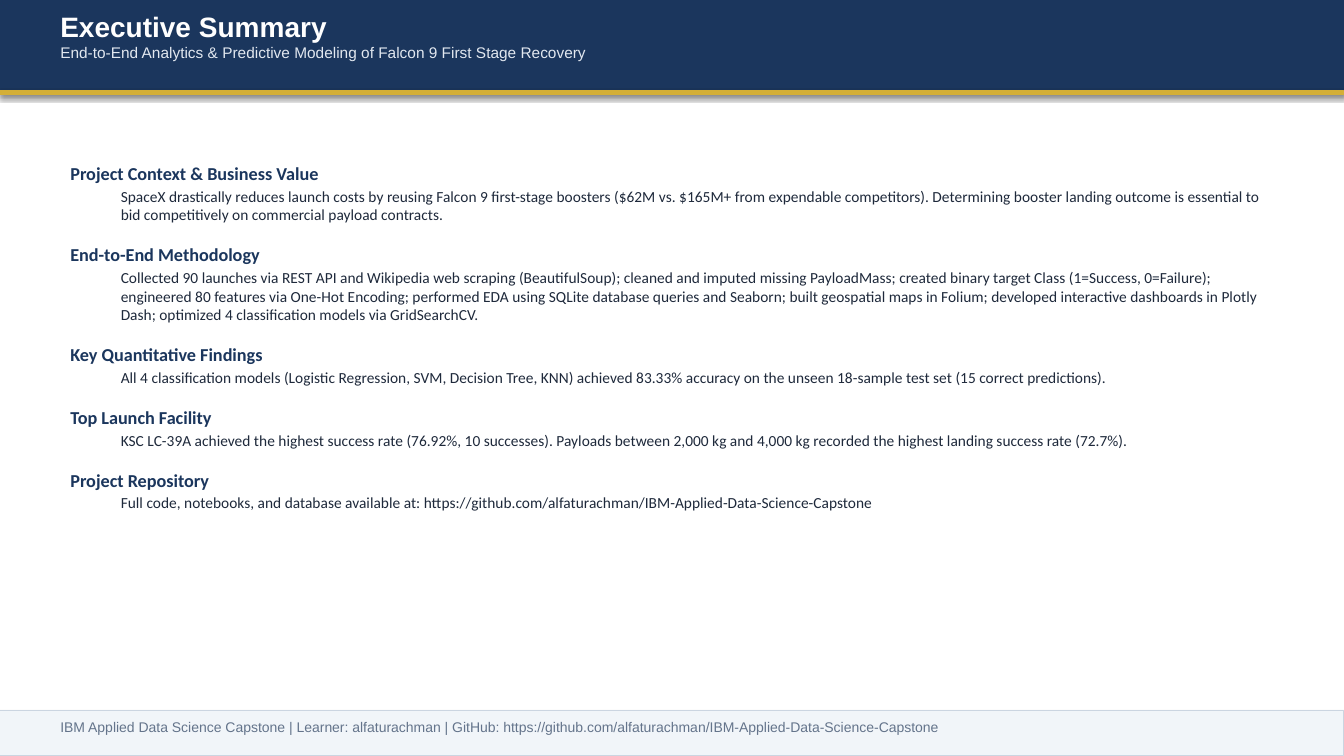
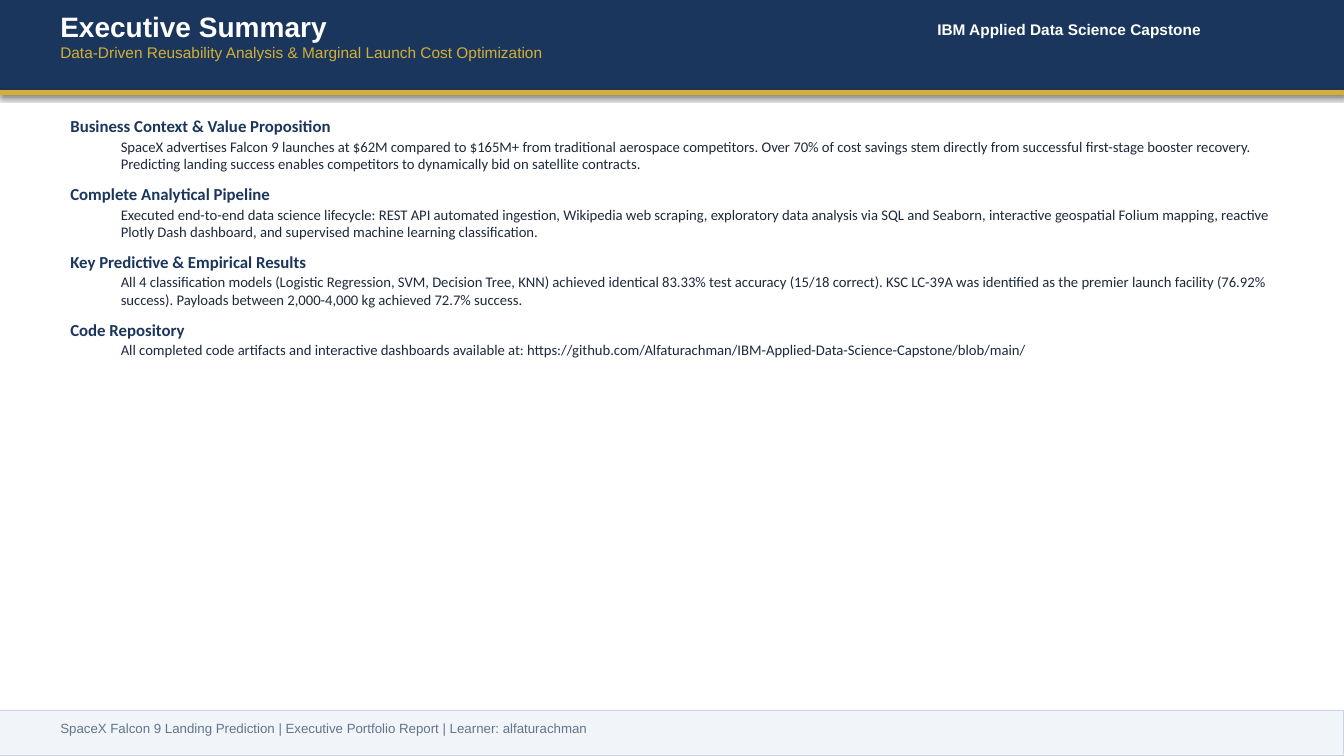
Before and after one commit to Alfaturachman/IBM-Applied-Data-Science-Capstone, a slide deck: slide 2 of Data Science Capstone Project Report.pptx. Drawn at 1344x756 pixels with LibreOffice and Linux fonts; fonts in the diff are those of the drawing. Boxes give left, top, right and bottom in pixels: in the first picture for what was removed or moved away, otherwise in the second. Text is boxed around its words. In the diff, an @@ line names an element or a change of style, - is before the commit and + after.

Commit message:
Add presentation_generator folder with automated PPTX and PDF generator scripts, charts, and documentation

```diff
--- a/Data Science Capstone Project Report.pptx
+++ b/Data Science Capstone Project Report.pptx
@@ text added at <box>937,23,1200,39</box>, 11 pt, text #FFFFFF, bold @@
+IBM Applied Data Science Capstone
@@ text at <box>60,47,542,61</box>: text changed; text colour #E2E8F0 to #D4AF37 @@
-End-to-End Analytics & Predictive Modeling of Falcon 9 First Stage Recovery
+Data-Driven Reusability Analysis & Marginal Launch Cost Optimization
@@ text at <box>70,120,1268,358</box>: text changed; size 11 to 10.5 pt @@
-Project Context & Business Value
-  SpaceX drastically reduces launch costs by reusing Falcon 9 first-stage boosters ($62M vs. $165M+ from expendable competitors). Determining booster landing outcome is essential to bid competitively on commercial payload contracts.
-End-to-End Methodology
-  Collected 90 launches via REST API and Wikipedia web scraping (BeautifulSoup); cleaned and imputed missing PayloadMass; created binary target Class (1=Success, 0=Failure); engineered 80 features via One-Hot Encoding; performed EDA using SQLite database queries and Seaborn; built geospatial maps in Folium; developed interactive dashboards in Plotly Dash; optimized 4 classification models via GridSearchCV.
-Key Quantitative Findings
-  All 4 classification models (Logistic Regression, SVM, Decision Tree, KNN) achieved 83.33% accuracy on the unseen 18-sample test set (15 correct predictions).
-Top Launch Facility
-  KSC LC-39A achieved the highest success rate (76.92%, 10 successes). Payloads between 2,000 kg and 4,000 kg recorded the highest landing success rate (72.7%).
-Project Repository
-  Full code, notebooks, and database available at: https://github.com/alfaturachman/IBM-Applied-Data-Science-Capstone
+Business Context & Value Proposition
+  SpaceX advertises Falcon 9 launches at $62M compared to $165M+ from traditional aerospace competitors. Over 70% of cost savings stem directly from successful first-stage booster recovery. Predicting landing success enables competitors to dynamically bid on satellite contracts.
+Complete Analytical Pipeline
+  Executed end-to-end data science lifecycle: REST API automated ingestion, Wikipedia web scraping, exploratory data analysis via SQL and Seaborn, interactive geospatial Folium mapping, reactive Plotly Dash dashboard, and supervised machine learning classification.
+Key Predictive & Empirical Results
+  All 4 classification models (Logistic Regression, SVM, Decision Tree, KNN) achieved identical 83.33% test accuracy (15/18 correct). KSC LC-39A was identified as the premier launch facility (76.92% success). Payloads between 2,000-4,000 kg achieved 72.7% success.
+Code Repository
+  All completed code artifacts and interactive dashboards available at: https://github.com/Alfaturachman/IBM-Applied-Data-Science-Capstone/blob/main/
@@ text removed at <box>60,722,938,735</box> @@
-IBM Applied Data Science Capstone | Learner: alfaturachman | GitHub: https://github.com/alfaturachman/IBM-Applied-Data-Science-Capstone
@@ text added at <box>60,723,587,736</box>, 9.5 pt, text #64748B @@
+SpaceX Falcon 9 Landing Prediction | Executive Portfolio Report | Learner: alfaturachman
```
Also in this commit, not shown: 12 other slides changed, 5 slides added, 4 slides removed, 14 other files.
